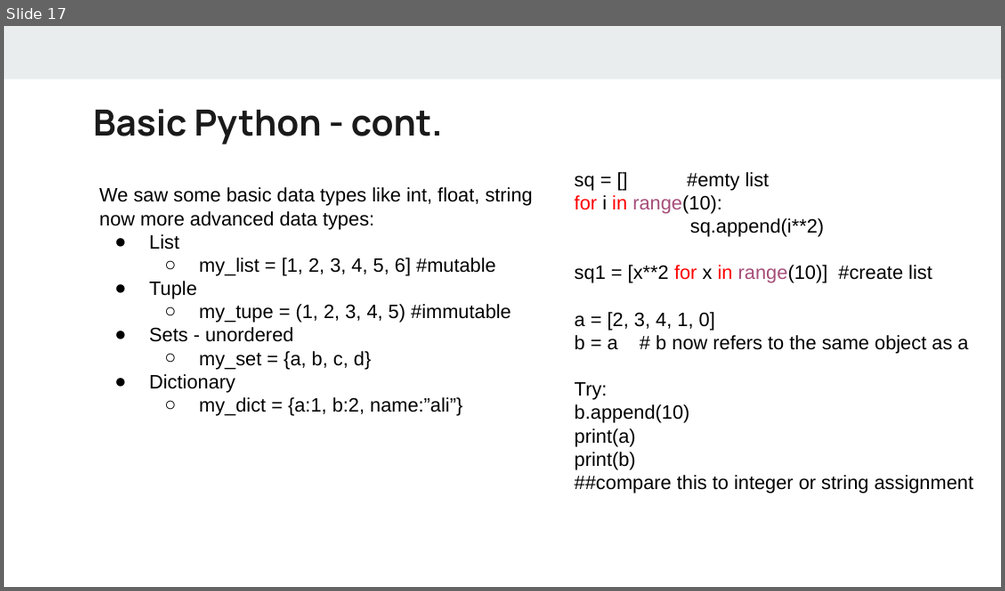
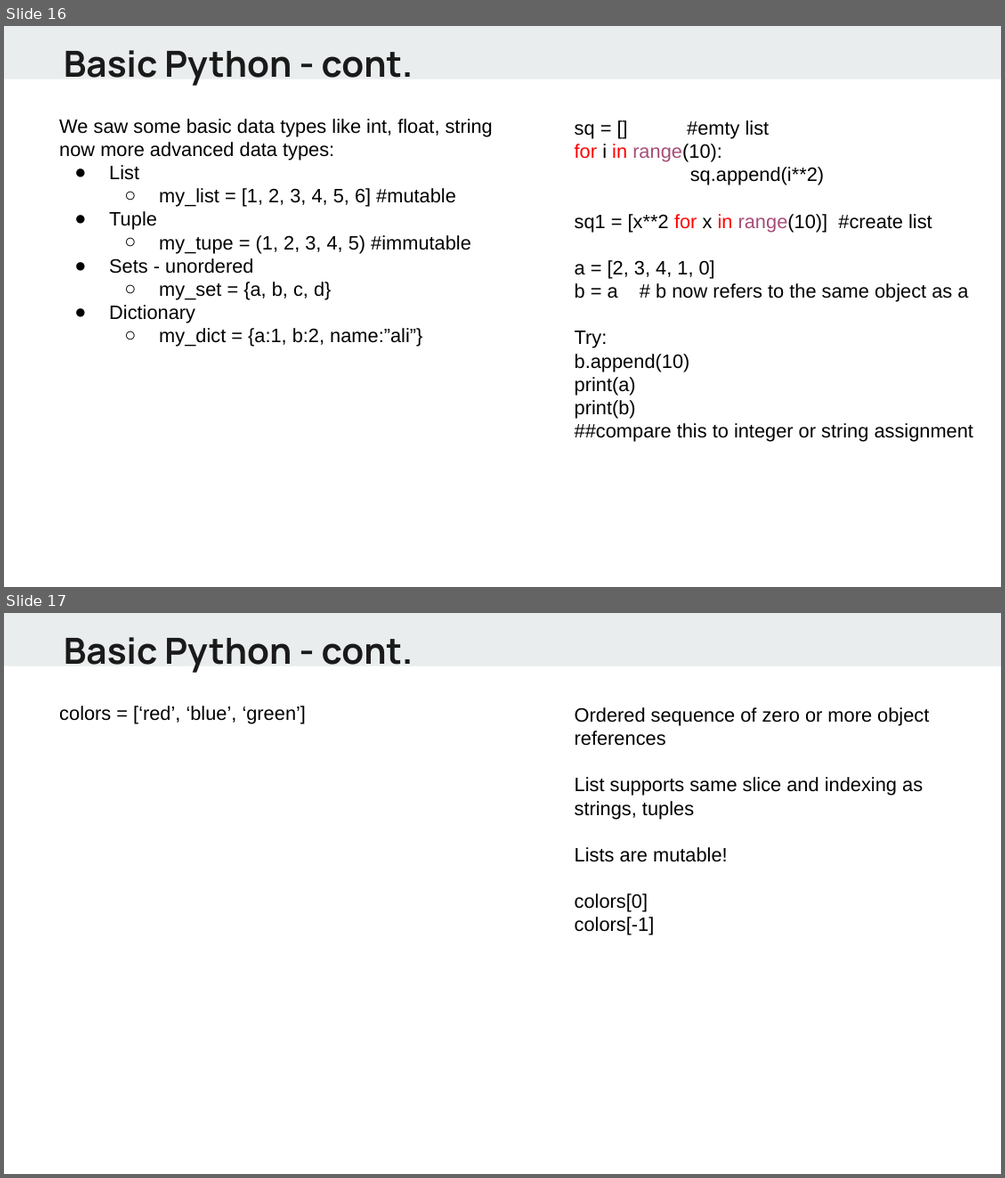
Before and after one commit to alif0/hello_world, a slide deck: lectures/Python - day1.pptx. Shown one above the other, each under a label of ours: slide 17 before the commit, slides 16 and 17 after it. The pictures are 1005x591 and 1005x1178 pixels, drawn with LibreOffice and Linux fonts; fonts in the diff are those of the drawing. Boxes give left, top, right and bottom in pixels: in the first picture for what was removed or moved away, otherwise in the second. Text is boxed around its words. In the diff, an @@ line names an element or a change of style, - is before the commit and + after.

```diff
--- a/lectures/Python - day1.pptx
+++ b/lectures/Python - day1.pptx
@@ slide 17 added at bbox=[4, 613, 1001, 1174], background #FFFFFF; not listed: 1 template element that a slide beside it also shows @@
@@ text added at bbox=[64, 637, 413, 673], 26 pt, text #1A1A1A, bold @@
+Basic Python - cont.
@@ text added at bbox=[59, 706, 306, 724], 14 pt, text #000000 @@
+colors = [‘red’, ‘blue’, ‘green’]
@@ text added at bbox=[574, 707, 929, 935], 14 pt, text #000000 @@
+Ordered sequence of zero or more object references
+List supports same slice and indexing as strings, tuples
+Lists are mutable!
+colors[0]
+colors[-1]
@@ what was slide 17 is now slide 16 @@
@@ slide 16 changed as well @@
@@ text "Basic Python - cont.": place and size @@
-text "Basic Python - cont." at bbox=[93, 109, 443, 144]
+text "Basic Python - cont." at bbox=[64, 50, 413, 86]
@@ text "We saw some basic data ...": place and size @@
-text "We saw some basic data ..." at bbox=[99, 187, 533, 416]
+text "We saw some basic data ..." at bbox=[59, 119, 493, 346]
@@ text "sq = [] #emty list": place and size @@
-text "sq = [] #emty list" at bbox=[574, 172, 973, 493]
+text "sq = [] #emty list" at bbox=[574, 120, 973, 442]
```
Also in this commit, not shown: 9 other slides changed, 1 slide removed, 2 other files.
